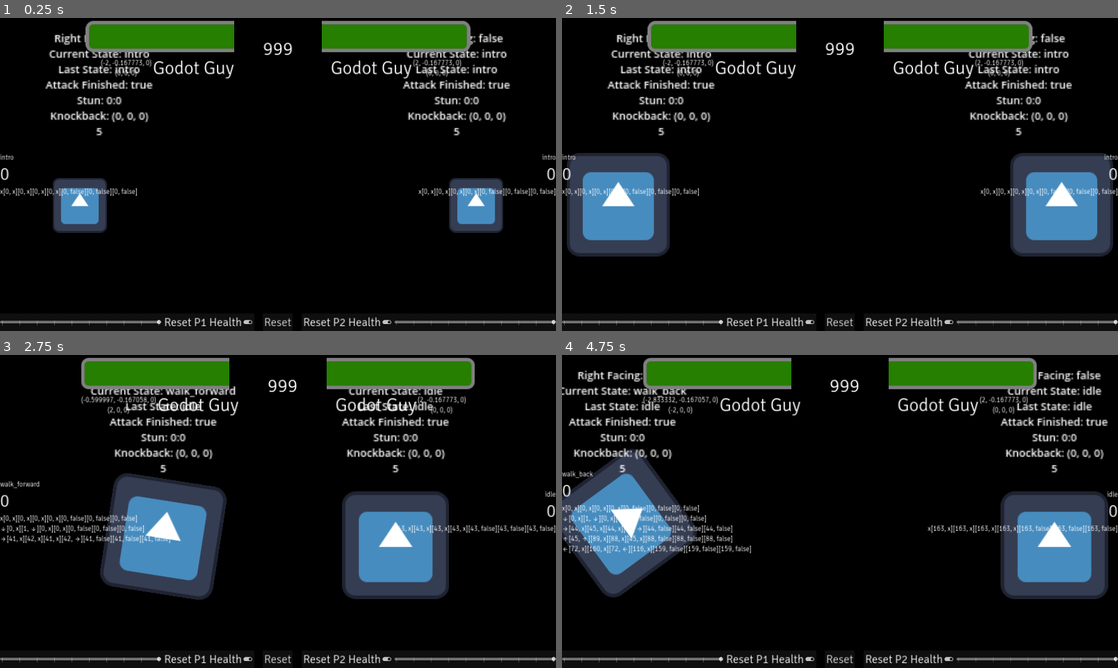
Above: before the commit, frames 1-4 (two rows, left to right).
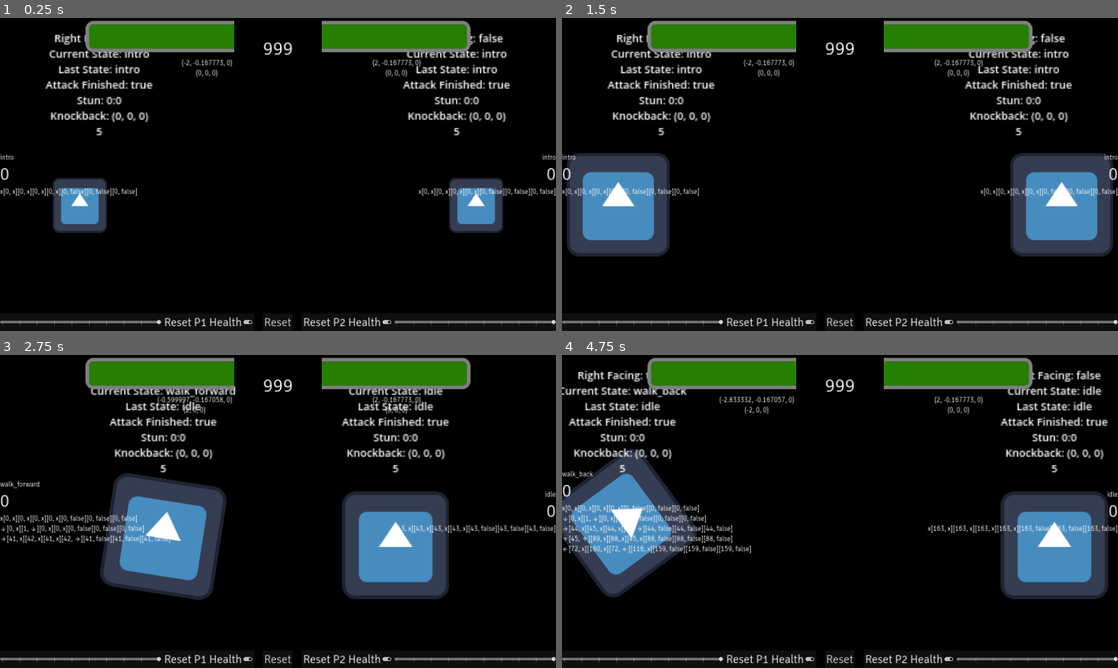
Above: after the commit, the same moments.

Repository: SHyguymoll/FightingGameEngineExampleCharacter
Game: Godot game, scene res://Test Character/TestCharacter.tscn
The game is run twice, just before and just after one commit, with the same random seed, the same clock (stepped at 60 frames per second) and the same inputs. The engine's default icon, where the game draws it, is replaced by a stand-in: a white triangle on a blue panel in a dark square.
Inputs:
- Up to frame 1 (0.25 s): no input
- Up to frame 2 (1.5 s): hold D (first_right) 0.53-1.28 s; hold S (first_down) from 1.28 s (still down)
- Up to frame 3 (2.75 s): release S (first_down) at 2.03 s; hold D (first_right) from 2.03 s (still down)
- Up to frame 4 (4.75 s): release D (first_right) at 2.78 s; hold W (first_up) 2.78-3.53 s; hold A (first_left) from 3.53 s (still down)

The runs differ from the first frame. In frame 1, 1.1% of the frame differs, in the area x 18-83%, y 7-20%; in frame 2, 1.1%; in frame 3, 1.7%; in frame 4, 1.8%, in the area x 14-86%, y 0-20%.

Commit message:
comments and spacing

Diff:
--- a/GodotGuy/MainScript.gd
+++ b/GodotGuy/MainScript.gd
@@ -6,12 +6,12 @@
 # input_step() is called with the latest buffer of inputs
 # damage_step() is called with the details of the attack, if it happened
 
-# this block of variables and signals are accessed by the game for various reasons
-@export var char_name : String = "Godot Guy"
-@export var health : float = 100
-var player_number : int #this is set by the game, don't change this
-var distance : float #ditto
-var input_buffer_len : int = 10
+# This block of variables and signals are accessed by the game for various reasons.
+@export var char_name : String
+@export var health : float
+var player_number : int # This is set by the game, don't change this
+var distance : float # Ditto
+var input_buffer_len : int = 10 # Must be a positive number.
 var start_x_offset : float = 2
 const BUTTONCOUNT : int = 3
 var attack_connected : bool
@@ -28,24 +28,29 @@
 @export var jump_height : float = 11
 @export var gravity : float = -0.5
 @export var min_fall_vel : float = -6.5
+
 var right_facing : bool = true
+
 var kback : Vector3 = Vector3.ZERO
 var stun_time_start : int = 0
 var stun_time_current : int = 0
 @onready var hitbox = preload("res://GodotGuy/scenes/Hitbox.tscn")
+
 const JUST_PRESSED_BUFFER : int = 2
 const DASH_INPUT_LENIENCY : int = 6
 const MOTION_INPUT_LENIENCY : int = 9
 const GROUND_SLIDE_FRICTION : float = 0.97
+
 @export var animate : AnimationPlayer
+
 var damage_mult : float = 1.0
 var defense_mult : float = 1.0
 
-# extremely important, how the character stores the inputs from the game.
+# Extremely important, how the character stores the inputs from the game.
 # Dictionary with 4 entries for each cardinal directional input, plus the number of buttons (buttonX).
-# each entry holds an array made up of tuples of a boolean and an int, representing how long the
+# Each entry holds an array made up of tuples of a boolean and an int, representing how long the
 # input was held/not held.
-# saved here as the alternative was copying potentially large blocks of data for many functions.
+# Saved here as the alternative was copying potentially large blocks of data for many functions.
 var inputs
 
 @onready var projectiles = [preload("res://GodotGuy/scenes/ProjectileStraight.tscn")]
